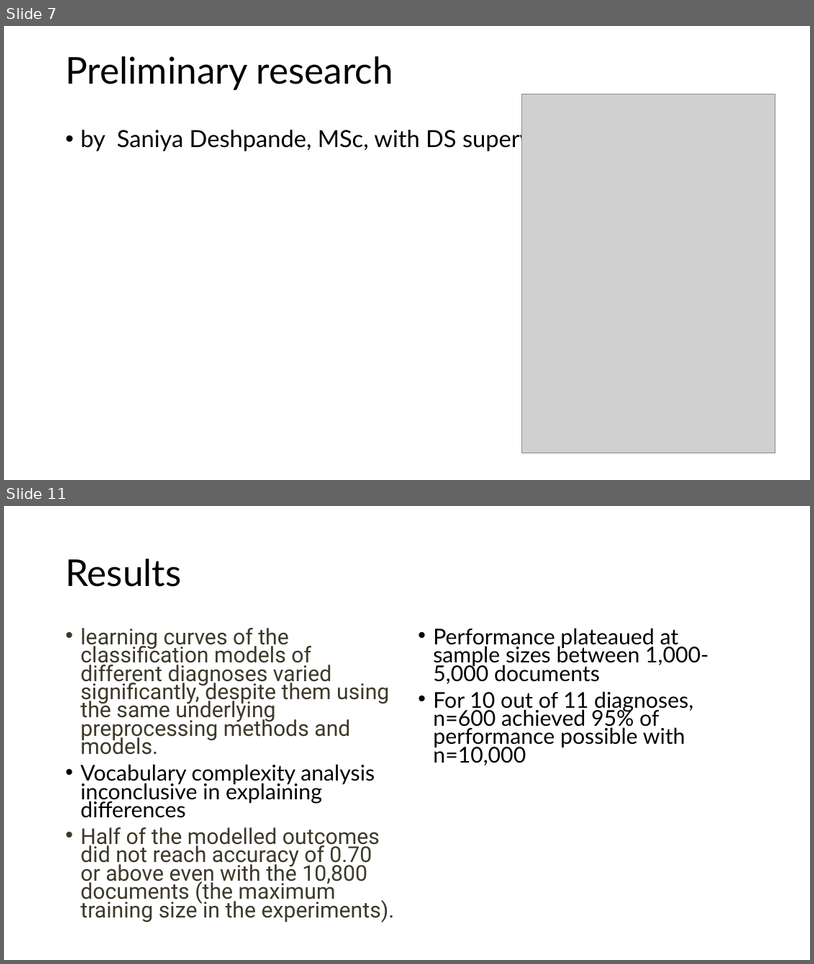
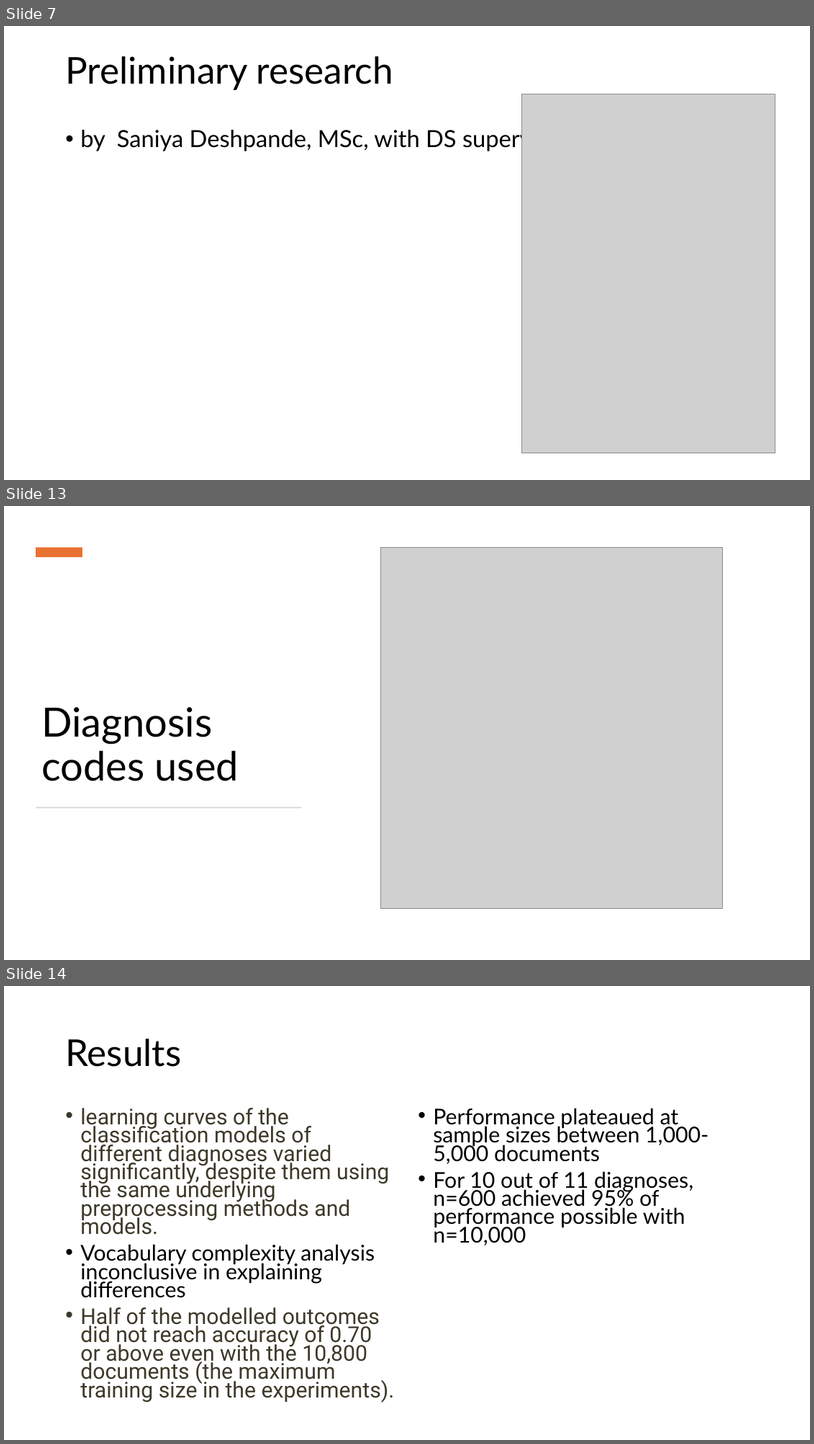
Before and after one commit to dianashams/NLP_sample_size_simulation_study, a slide deck: Determinants of the training corpus size for clinical.pptx. Shown one above the other, each under a label of ours: slides 7 and 11 before the commit, slides 7, 13 and 14 after it; the slides between them are not shown. The pictures are 814x964 and 814x1444 pixels, drawn with LibreOffice and Linux fonts; fonts in the diff are those of the drawing; grey boxes stand for pictures. Boxes give left, top, right and bottom in pixels: in the first picture for what was removed or moved away, otherwise in the second. Text is boxed around its words. In the diff, an @@ line names an element or a change of style, - is before the commit and + after.

Commit message:
added more text and images needs rewording

```diff
--- a/Determinants of the training corpus size for clinical.pptx
+++ b/Determinants of the training corpus size for clinical.pptx
@@ slide 13 added at [4, 506, 810, 960], background #FFFFFF @@
@@ rectangle added at [36, 548, 82, 557], fill #E97132 @@
@@ picture added at [381, 547, 723, 908] @@
@@ title added at [41, 707, 239, 781], 48 pt, text #000000 @@
+Diagnosis codes used
@@ rectangle added at [36, 807, 302, 808], fill #D5D5D5 @@
@@ what was slide 11 is now slide 14 @@
```
Also in this commit, not shown: 3 slides changed, 3 other slides added, 1 slide removed.
